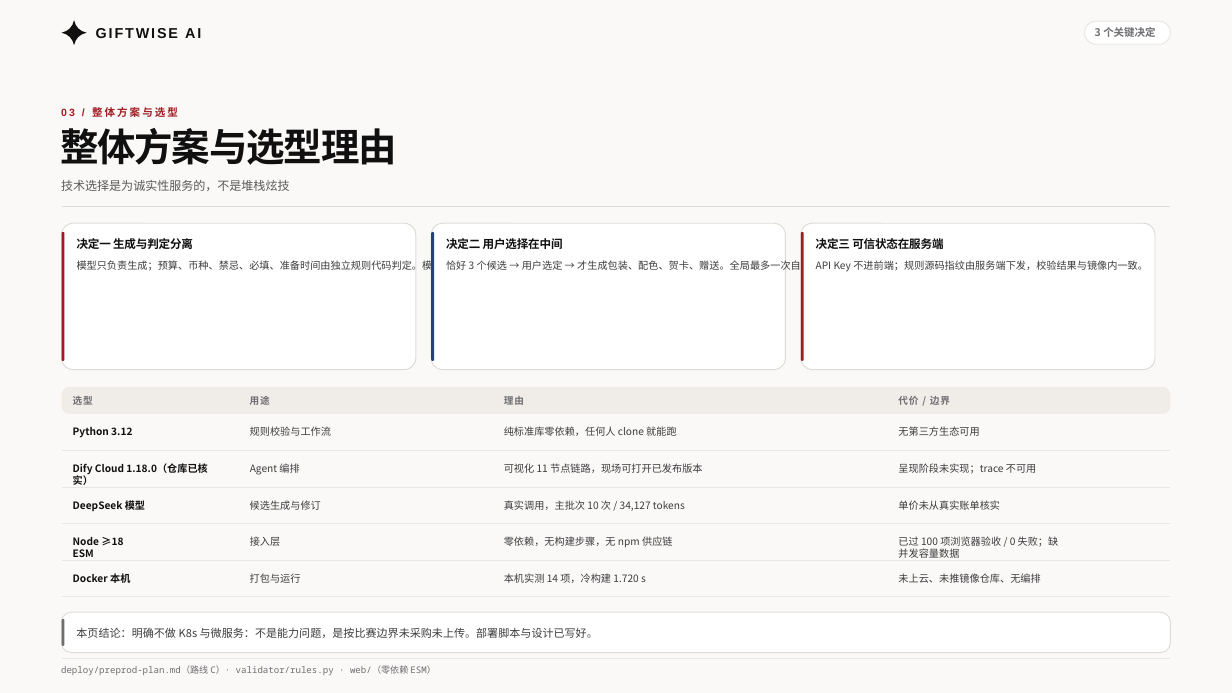
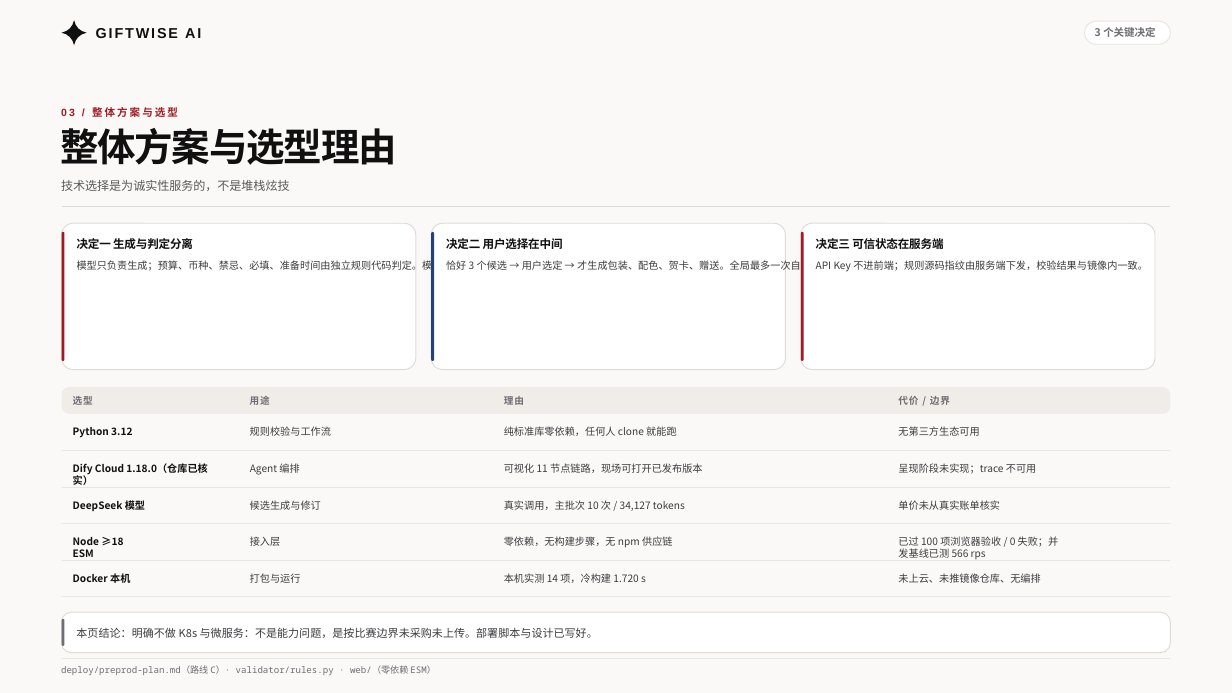
Before and after one commit to sunnyyang0822-stack/GiftWise-AI, a slide deck: slide 3 of docs/competition/答辩PPT-GiftWise-修订版-2026-10-31.pptx. Drawn at 1232x693 pixels with LibreOffice and Linux fonts; fonts in the diff are those of the drawing. Boxes give left, top, right and bottom in pixels: in the first picture for what was removed or moved away, otherwise in the second. Text is boxed around its words. In the diff, an @@ line names an element or a change of style, - is before the commit and + after.

Commit message:
docs: 全仓过期值扫描后修掉 6 处真残留（零代码）
一次全仓 `grep` 扫描把"现行值语境下仍写旧值"的位置挑出来。**大部分命中是刻意的历史引用**
（带「原记／旧口径／构建时基线／时点注」等限定，或属归档），一律保留；以下 6 处是**真残留**：

- `docs/architecture/cost-performance-metrics.md:50` 与 `docs/competition/答辩PPT骨架.md:235`：
  「端到端（含 **7 个 Code 节点**）」→「含 5 个 Code 节点 + 2 个 LLM 节点」。
  **注意**：同目录 `cost-performance-metrics.md:195` 的「0.587–0.888 s（7 个 Code 节点、无模型）」是
  **注入轮口径、正确**，不动——同一文件里两个数说的是两件事。
- `docs/architecture/observability.md:112` 表内「规则校验层 | 18 码」→ **19 码**。
- `docs/intake-contract.md:204` 登记「`workflow/workflow-spec.md:96` 的 18 码清单缺 `LIMIT_EXCEEDED`｜待 PM 派活」
  → ✅ **已闭合**（该文件早已改为 19 码并附 18→19 对账，本条是没跟着关的尾巴）。
- `web/REPORT-WEB-001.md:108` 小节标题「（55 组样例，0 处语义差异）」→ 标注「原记 55 组，现行 74 组」。
- `deploy/README.md:87`/`:291` 把 `latest` 的体积写成 `169.36 MiB`（那是重建前基线）→ 补交付镜像
  **177,918,474 字节 = 169.676 MiB** 双口径。

同时确认为**正确、保留**的若干处（扫描命中但不该改）：`材料清单与自查.md:131` 的 A3 行本来就写着
「本机构建时基线」；`acceptance-criteria.md:262/:265`、`product-requirements.md:8-17`、`requirements-analysis.md:12-13`
是勘误块；`architecture.md` §10 按头部声明是 2026-10-30 逐字转录；`deploy/evidence/**` 属归档。

复跑 python tools/verify_all.py。

```diff
--- a/docs/competition/答辩PPT-GiftWise-修订版-2026-10-31.pptx
+++ b/docs/competition/答辩PPT-GiftWise-修订版-2026-10-31.pptx
@@ text at [898,536,1059,559]: text changed @@
-已过 100 项浏览器验收 / 0 失败；缺并发容量数据
+已过 100 项浏览器验收 / 0 失败；并发基线已测 566 rps
```
Also in this commit, not shown: 1 other slide changed.
